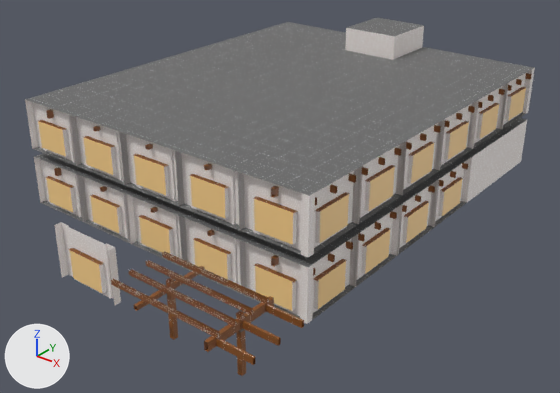
What one commit did to the Blender file Blends/level-1-depository.blend.
The view is the same before and after, from a 50 mm camera at (27.4, -35.7, 20.7) aimed at (2.1, -4.1, 1.1). Every picture has the same lights, and +X, +Y and +Z are marked at lower left. Objects named as collision shapes, trigger or cutter boxes, shadow casters or lower levels of detail are left out.
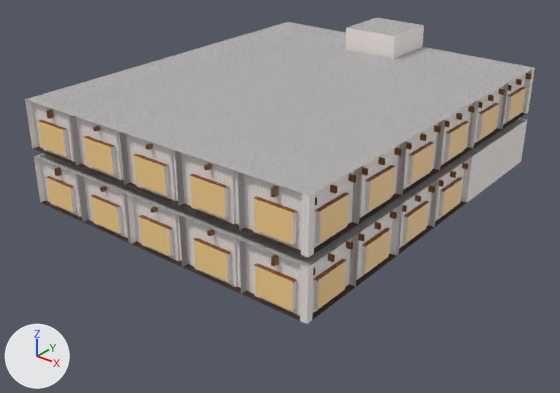
Commit message: working on level 1

What differs and where, as boxes [x1, y1, x2, y2] in the pictures (560 x 393 px):
'level-1-depository', surface changed: [25, 18, 534, 321] in both
'kit-pillar-4m.032', hidden (brown): before [177, 280, 304, 376]
'kit-window-4m', hidden: before [54, 222, 121, 305]
'kit-pillar-4m', hidden (brown): before [111, 251, 229, 340]
'kit-pillar-4m.068', surface changed: [55, 167, 61, 171] in both
'kit-pillar-4m.052', surface changed: [209, 229, 215, 234] in both
'kit-pillar-4m.046', surface changed: [152, 207, 158, 211] in both
'kit-pillar-4m.040', surface changed: [101, 186, 107, 190] in both
part 1 of me_level_1_depository, surface changed: [33, 26, 527, 320] in both
part 2 of me_level_1_depository, recoloured: [25, 18, 534, 267] in both

Patch to the scene script:
```diff
--- a/Blends/level-1-depository.blend.py
+++ b/Blends/level-1-depository.blend.py
@@ img_wood_slat_ceiling_diffuse_png @@
+img_wood_slat_ceiling_diffuse_png = load_image('wood-slat-ceiling-diffuse.png', '../Textures/wood-slat-ceiling-diffuse.png', 1024, 1024, 'sRGB')
@@ img_wood_floor_diffuse_png @@
+img_wood_floor_diffuse_png = load_image('wood-floor-diffuse.png', '../Textures/wood-floor-diffuse.png', 1024, 1024, 'sRGB')
@@ mat_floor @@
 mat_floor = principled_material('floor')
-mat_floor.texture = img_pt_default_png
+mat_floor.texture = img_wood_floor_diffuse_png
+mat_floor.roughness = 0.782
@@ mat_tmp @@
+mat_tmp = principled_material('tmp')
+mat_tmp.texture = img_pt_default_png
@@ mat_ceiling @@
+mat_ceiling = principled_material('ceiling')
+mat_ceiling.texture = img_wood_slat_ceiling_diffuse_png
@@ me_level_1_depository @@
 # used by ob_level_1_depository; location = (0.0, 0.0, 0.0)
-me_level_1_depository.from_pydata(...)  # 1061 vertices, 608 faces; spans x -10.0..10.0, y -12.0..12.0, z 0.0..8.0
+me_level_1_depository.from_pydata(...)  # 1061 vertices, 607 faces; spans x -10.0..10.0, y -12.0..12.0, z 0.0..8.0
+# me_level_1_depository part 1: 607 kept faces spanning x -10.0..10.0, y -12.0..12.0, z 0.0..8.0 get new texture (UV) coordinates
+# me_level_1_depository part 2: 17 faces spanning x -10.0..10.0, y -12.0..12.0, z 3.0..8.0 switch from mat_floor (picture img_pt_default_png) to mat_ceiling (picture img_wood_slat_ceiling_diffuse_png)
 me_level_1_depository.materials.append(mat_brick)
@@ me_level_1_depository @@
 me_level_1_depository.materials.append(mat_fence)
+me_level_1_depository.materials.append(mat_tmp)  # picture img_pt_default_png
@@ ob_kit_window_4m @@
 _m = ob_kit_window_4m.modifiers.new('EdgeSplit', 'EDGE_SPLIT')
 _m.use_edge_angle = False
+ob_kit_window_4m.hide_set(True)
@@ ob_kit_pillar_4m @@
 ob_kit_pillar_4m.location = (6.0, -16.5, 0.0)
+ob_kit_pillar_4m.hide_set(True)
@@ ob_kit_pillar_4m_032 @@
 ob_kit_pillar_4m_032.location = (10.0, -16.5, 0.0)
+ob_kit_pillar_4m_032.hide_set(True)
```
